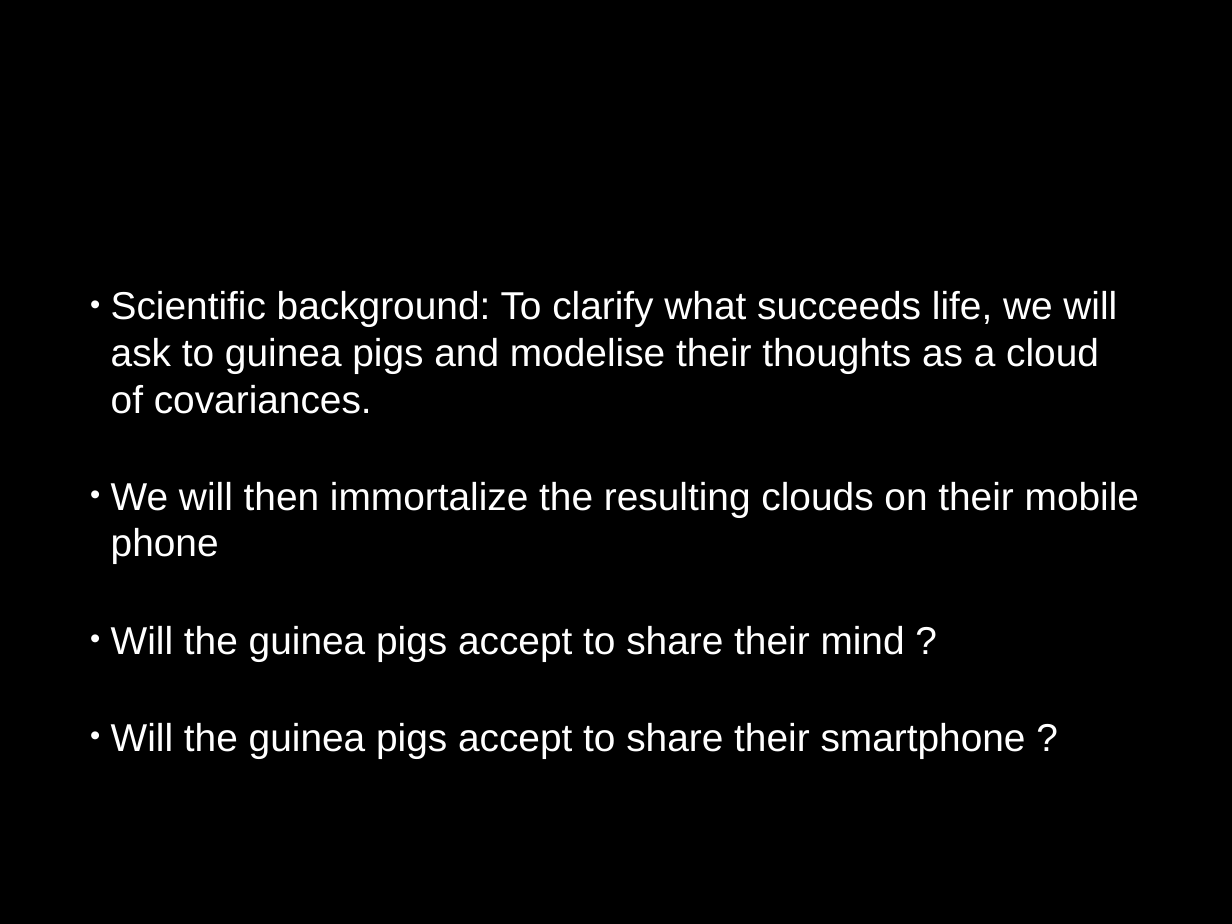
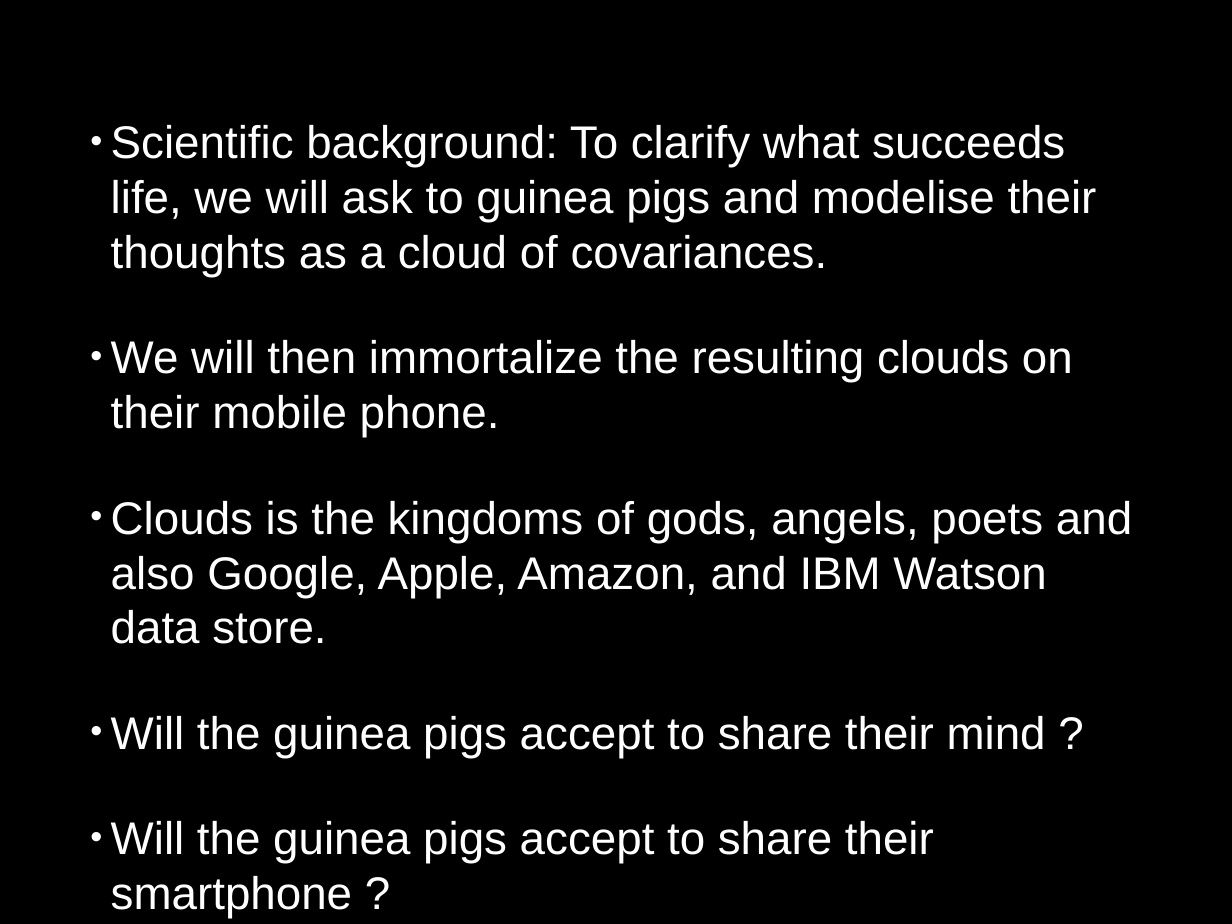
Before and after one commit to HackTheBrain/brain-cloud-Paris, a slide deck: slide 2 of PP-HacktheBrainParis.ppt. Drawn at 1232x924 pixels with LibreOffice and Linux fonts; fonts in the diff are those of the drawing. Boxes give left, top, right and bottom in pixels: in the first picture for what was removed or moved away, otherwise in the second. Text is boxed around its words. In the diff, an @@ line names an element or a change of style, - is before the commit and + after.

Commit message:
poets

```diff
--- a/PP-HacktheBrainParis.ppt
+++ b/PP-HacktheBrainParis.ppt
@@ text at bbox=[111, 125, 1097, 918]: size 32.3 to 38 pt in "Scientific background: To clarify what succeeds life, ...", "Will the guinea pigs accept to share ...", "Will the guinea pigs accept to share ..." @@
@@ text at bbox=[111, 340, 1132, 644]: text changed; size 32.3 to 38 pt @@
-• We will then immortalize the resulting clouds on their mobile phone
+• We will then immortalize the resulting clouds on their mobile phone.
+• Clouds is the kingdoms of gods, angels, poets and also Google, Apple, Amazon, and IBM Watson data store.
```
Also in this commit, not shown: 7 other slides changed.
